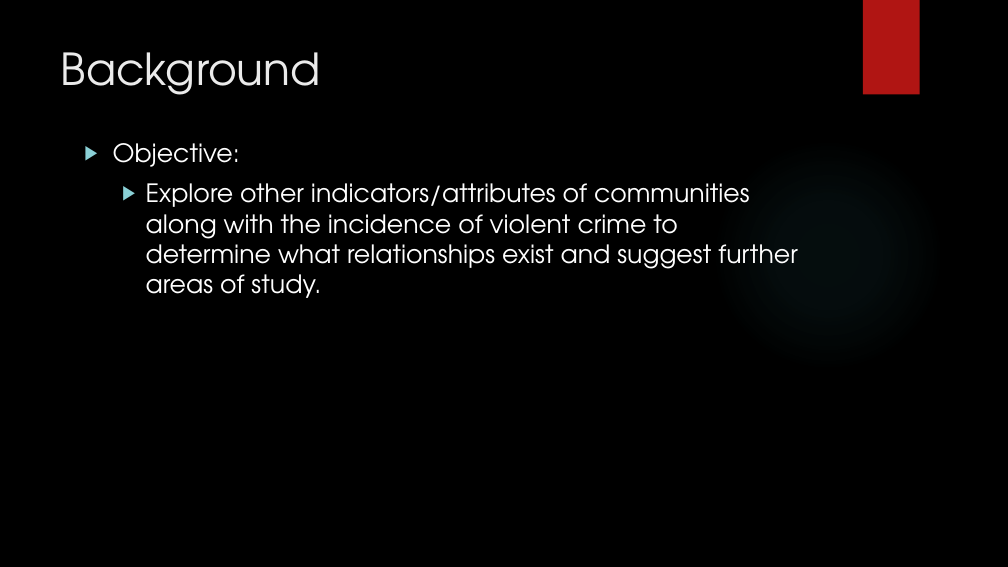
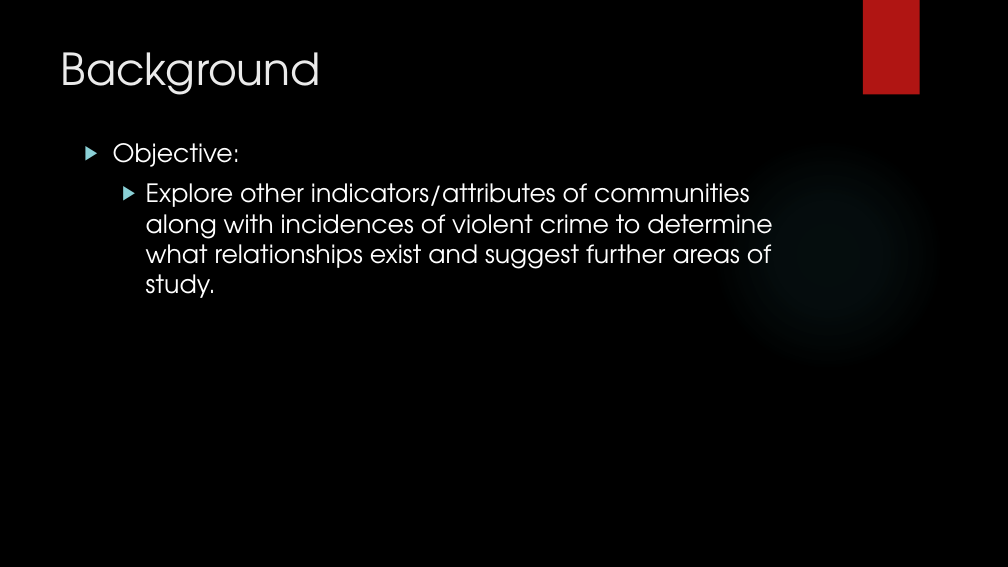
Before and after one commit to Polo08816/DataMining, a slide deck: slide 5 of GroupProject/GroupProject.pptx (slide 4 before the commit). Drawn at 1008x567 pixels with LibreOffice and Linux fonts; fonts in the diff are those of the drawing; background and template pictures are left out. Boxes give left, top, right and bottom in pixels: in the first picture for what was removed or moved away, otherwise in the second. Text is boxed around its words. In the diff, an @@ line names an element or a change of style, - is before the commit and + after.

```diff
--- a/GroupProject/GroupProject.pptx
+++ b/GroupProject/GroupProject.pptx
@@ text at [146, 183, 772, 298]: text changed @@
-  ▶ Explore other indicators/attributes of communities along with the incidence of violent crime to determine what relationships exist and suggest further areas of study.
+  ▶ Explore other indicators/attributes of communities along with incidences of violent crime to determine what relationships exist and suggest further areas of study.
```
Also in this commit, not shown: 9 other slides changed, 2 slides added.
